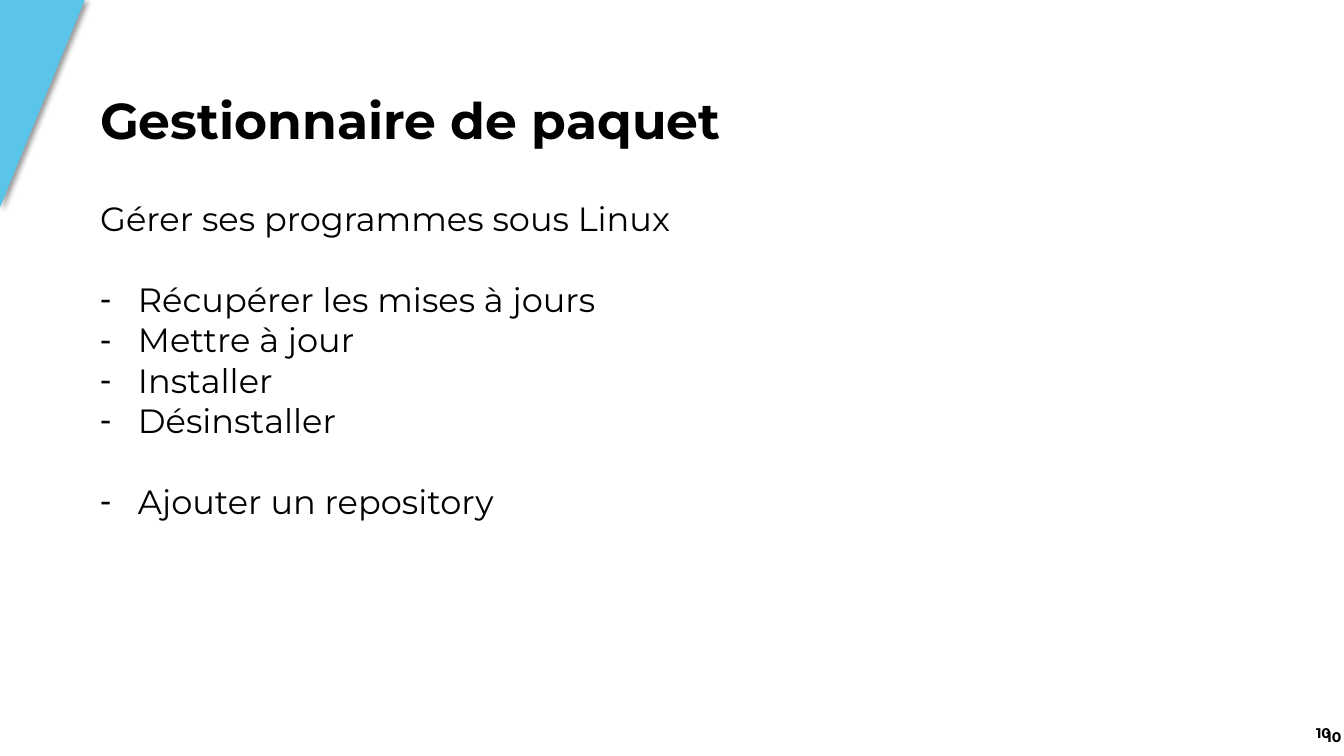
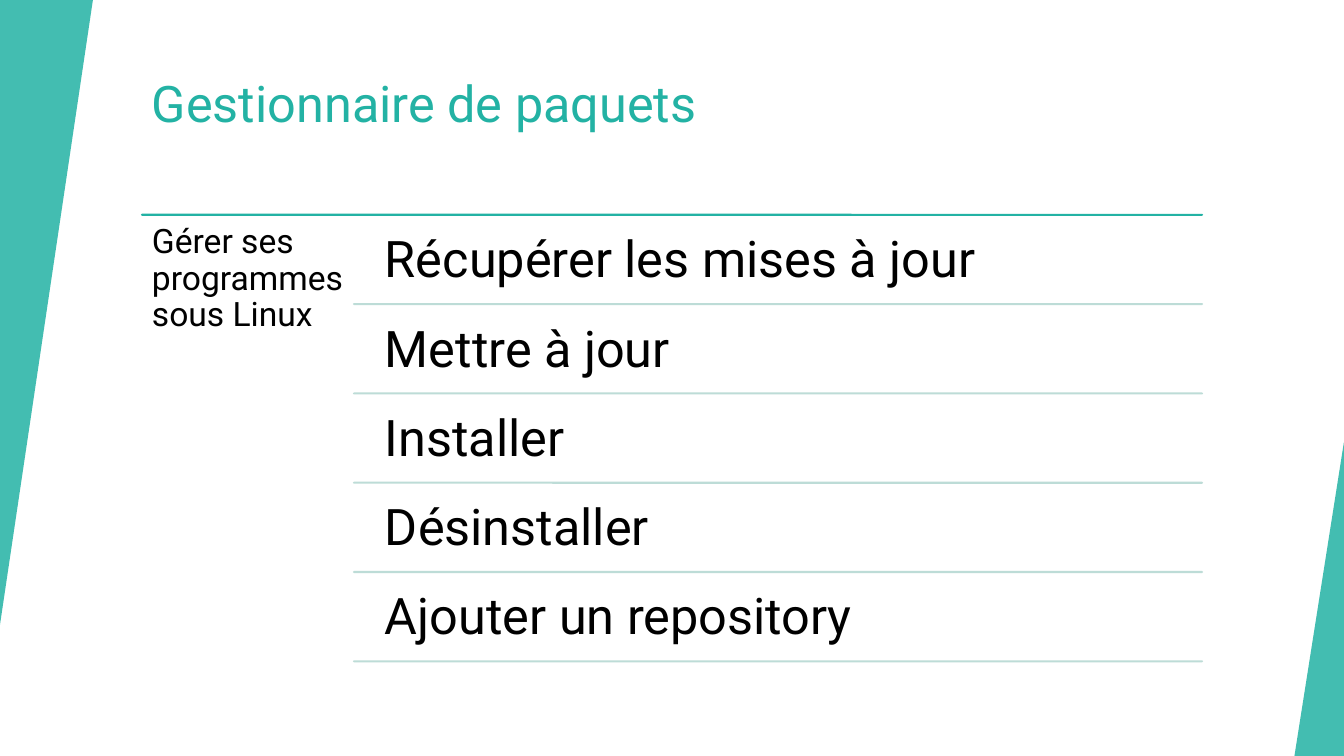
Before and after one commit to Lyon-Ynov-Campus/Docs, a slide deck: slide 11 of Ymmersions/Ymmersion - Linux.pptx (slide 10 before the commit). Drawn at 1344x756 pixels with LibreOffice and Linux fonts; fonts in the diff are those of the drawing; background and template pictures are left out. Boxes give left, top, right and bottom in pixels: in the first picture for what was removed or moved away, otherwise in the second. Text is boxed around its words. In the diff, an @@ line names an element or a change of style, - is before the commit and + after.

Commit message:
New presentation for Ymmersion Linux

```diff
--- a/Ymmersions/Ymmersion - Linux.pptx
+++ b/Ymmersions/Ymmersion - Linux.pptx
@@ triangle removed at [0, 0, 85, 208] @@
@@ rectangle added at [0, 0, 1344, 756], fill #FFFFFF @@
@@ triangle added at [0, 0, 93, 625], fill #23B2A4 at 85% opacity @@
@@ text "Gestionnaire de paquets" at [152, 84, 696, 133]: vertical alignment middle to top @@
@@ text at [152, 84, 696, 133]: text changed; font Montserrat to Roboto; text colour #000000 to #23B2A4; bold off @@
-Gestionnaire de paquet
+Gestionnaire de paquets
@@ text removed at [100, 206, 670, 521] @@
-Gérer ses programmes sous Linux
-– Récupérer les mises à jours
-– Mettre à jour
-– Installer
-– Désinstaller
-– Ajouter un repository
@@ group added at [0, 0, 1344, 756]: 5 freeform shapes, 3 triangles @@
@@ group added at [0, 0, 1344, 756]: 5 freeform shapes, 3 triangles, 2 lines @@
@@ triangle added at [1295, 443, 1344, 756], fill #23B2A4 at 85% opacity @@
@@ group added at [142, 215, 1203, 661]: 6 lines, 6 texts @@
+Gérer ses programmes sous Linux
+Récupérer les mises à jour
+Mettre à jour
+Installer
+Désinstaller
+Ajouter un repository
@@ page number removed at [1290, 713, 1342, 753] @@
-10
@@ page number removed at [1300, 718, 1344, 756] @@
-10
```
Also in this commit, not shown: 7 other slides changed, 5 slides added, 4 slides removed.
